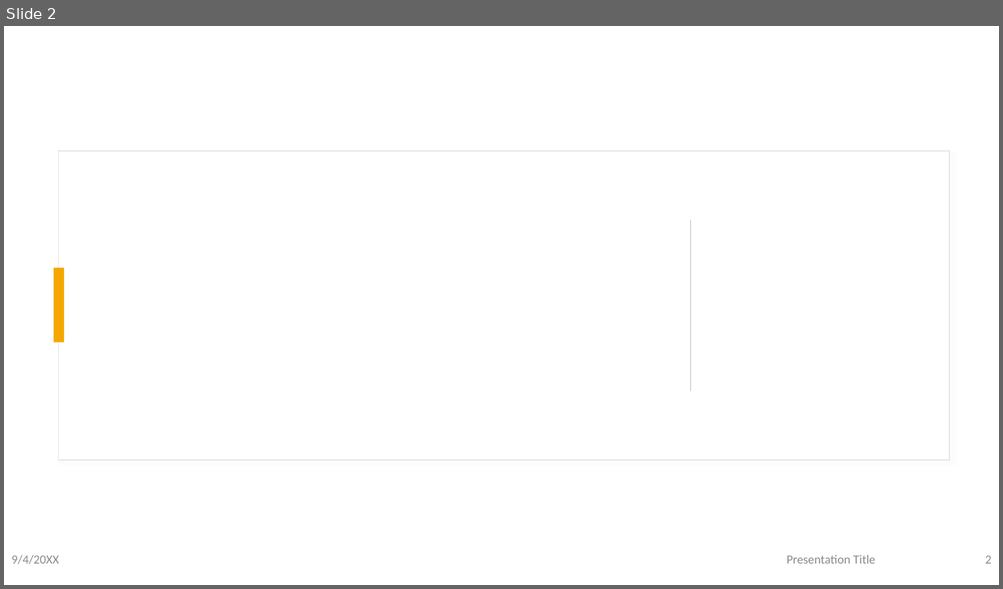
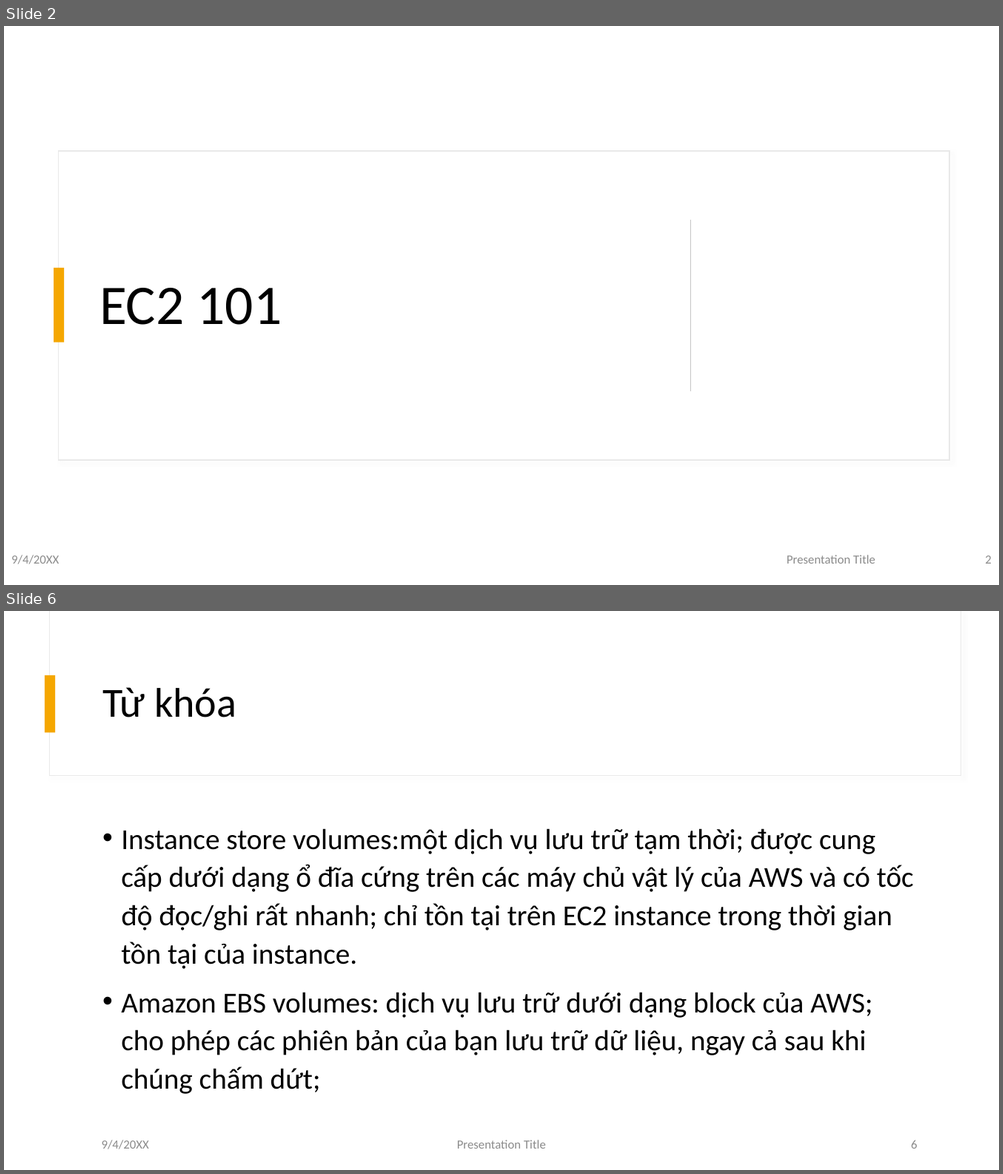
Before and after one commit to uzuhinta/aws_learning-resource, a slide deck: doc/EC2.pptx. Shown one above the other, each under a label of ours: slide 2 before the commit, slides 2 and 6 after it; the slides between them are not shown. The pictures are 1003x589 and 1003x1174 pixels, drawn with LibreOffice and Linux fonts; fonts in the diff are those of the drawing. Boxes give left, top, right and bottom in pixels: in the first picture for what was removed or moved away, otherwise in the second. Text is boxed around its words. In the diff, an @@ line names an element or a change of style, - is before the commit and + after.

```diff
--- a/doc/EC2.pptx
+++ b/doc/EC2.pptx
@@ slide 6 added at <box>4,611,999,1170</box>, background #FFFFFF @@
@@ rectangle added at <box>50,611,961,776</box>, fill #FFFFFF, outline #E9E9E9 0.75 pt @@
@@ rectangle added at <box>45,675,56,732</box>, fill #F5A700 @@
@@ title added at <box>102,687,236,718</box>, 40 pt, text #000000 @@
+Từ khóa
@@ text added at <box>121,829,913,1094</box>, 28 pt, text #000000 @@
+• Instance store volumes:một dịch vụ lưu trữ tạm thời; được cung cấp dưới dạng ổ đĩa cứng trên các máy chủ vật lý của AWS và có tốc độ đọc/ghi rất nhanh; chỉ tồn tại trên EC2 instance trong thời gian tồn tại của instance.
+• Amazon EBS volumes: dịch vụ lưu trữ dưới dạng block của AWS; cho phép các phiên bản của bạn lưu trữ dữ liệu, ngay cả sau khi chúng chấm dứt;
@@ text added at <box>102,1140,149,1150</box>, 12 pt, text #8C8C8C @@
+9/4/20XX
@@ text added at <box>457,1140,546,1149</box>, 12 pt, text #8C8C8C @@
+Presentation Title
@@ page number added at <box>910,1141,916,1149</box>, 12 pt, text #8C8C8C @@
+6
@@ slide 2 changed as well @@
@@ title added at <box>99,288,282,325</box>, 54 pt, text #000000 @@
+EC2 101
```
Also in this commit, not shown: 5 other slides changed, 15 other slides added, 3 slides removed, 5 other files.
